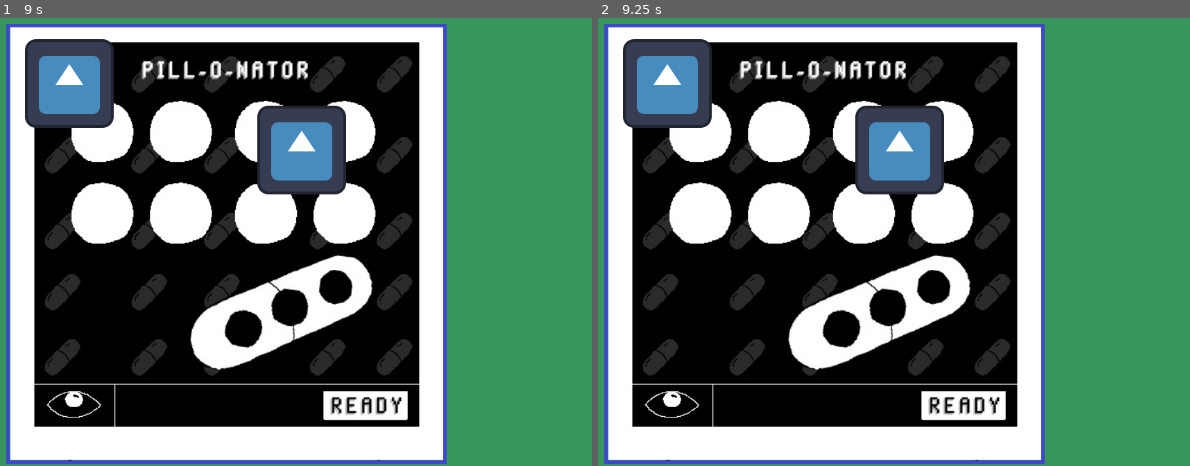
Above: before the commit, frames 1-2 (left to right).
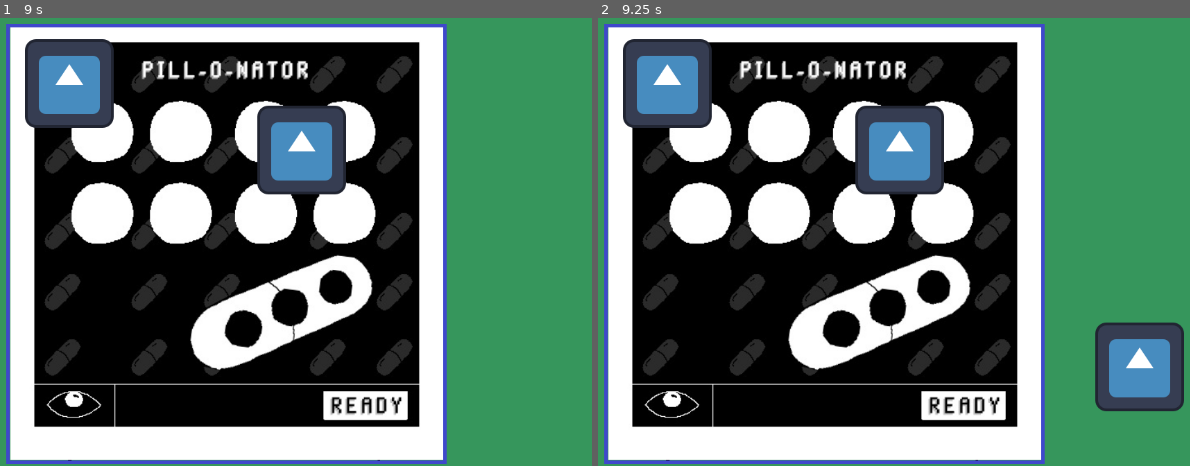
Above: after the commit, the same moments.

Repository: dededec/brackeysjam-2026-1
Game: Godot game, scene res://scenes/choose_medicine_view.tscn
Same seed, same stepped clock (60 frames per second), same inputs: the game is played once before the commit and once after it. The engine's default icon, where the game draws it, is replaced by a stand-in: a white triangle on a blue panel in a dark square.
Inputs (mouse positions are in pixels of both pictures, inside the frame that each line leads up to):
- Up to frame 1 (9 s): click (538, 107) at 0.52 s; click (538, 233) at 1.27 s; click (538, 367) at 2.02 s; click (538, 107) at 2.77 s; click (538, 233) at 3.52 s; click (538, 367) at 4.27 s; click (538, 107) at 5.02 s; click (538, 233) at 5.77 s; click (538, 367) at 6.52 s; tap Enter at 7.25, 8.75 s; move the mouse to (414, 219) at 7.27 s; click (414, 219) at 7.42 s; tap Space at 8 s; drag from (76, 264) to (236, 331) at 8.02 s; move the mouse to (313, 143) at 8.77 s; click (313, 143) at 8.92 s
- Up to frame 2 (9.25 s): no input

Frame 1 is identical in both runs. In frame 2, 2.9% of the frame differs, in the area x 83-99%, y 67-88%.

Commit message:
pill behaviour finished

Diff:
--- a/scenes/choose_medicine_view.tscn
+++ b/scenes/choose_medicine_view.tscn
@@ -6,6 +6,7 @@
 [ext_resource type="Script" uid="uid://ciuvaw47xpuds" path="res://scripts/add_medicine_area.gd" id="3_2ly6c"]
 [ext_resource type="Texture2D" uid="uid://dbti5rars5qu2" path="res://assets/bg_pillonator.jpeg" id="3_apwfp"]
 [ext_resource type="Texture2D" uid="uid://b3jc7jvnaqllr" path="res://assets/hoverRectangle.png" id="4_53vca"]
+[ext_resource type="Script" uid="uid://dt60r3etj8g62" path="res://scripts/pill.gd" id="7_q4ddm"]
 
 [sub_resource type="RectangleShape2D" id="RectangleShape2D_d418r"]
 size = Vector2(290, 242)
@@ -42,14 +43,42 @@
 
 [node name="Pill" type="Node2D" parent="." unique_id=1476526020]
 position = Vector2(1016, 314)
+script = ExtResource("7_q4ddm")
 
-[node name="Third" type="Sprite2D" parent="Pill" unique_id=1383077458]
-position = Vector2(0, -149)
+[node name="Third" type="TextureButton" parent="Pill" unique_id=574865172]
+anchors_preset = 8
+anchor_left = 0.5
+anchor_top = 0.5
+anchor_right = 0.5
+anchor_bottom = 0.5
+offset_left = -64.0
+offset_top = -247.0
+offset_right = 64.0
+offset_bottom = -119.0
+grow_horizontal = 2
+grow_vertical = 2
 
-[node name="Second" type="Sprite2D" parent="Pill" unique_id=431044541]
+[node name="Second" type="TextureButton" parent="Pill" unique_id=1591121754]
+anchors_preset = 8
+anchor_left = 0.5
+anchor_top = 0.5
+anchor_right = 0.5
+anchor_bottom = 0.5
+grow_horizontal = 2
+grow_vertical = 2
 
-[node name="First" type="Sprite2D" parent="Pill" unique_id=210900779]
-position = Vector2(0, 143)
+[node name="First" type="TextureButton" parent="Pill" unique_id=682152525]
+anchors_preset = 8
+anchor_left = 0.5
+anchor_top = 0.5
+anchor_right = 0.5
+anchor_bottom = 0.5
+offset_left = -64.0
+offset_top = 127.0
+offset_right = 64.0
+offset_bottom = 255.0
+grow_horizontal = 2
+grow_vertical = 2
 
 [connection signal="medicine_dropped" from="Medicine2" to="." method="_on_medicine_dropped"]
 [connection signal="medicine_dropped" from="Medicine" to="." method="_on_medicine_dropped"]
@@ -57,3 +86,7 @@
 [connection signal="body_entered" from="AddMedicineArea" to="AddMedicineArea" method="_on_body_entered"]
 [connection signal="body_exited" from="AddMedicineArea" to="." method="_on_add_medicine_area_body_exited"]
 [connection signal="body_exited" from="AddMedicineArea" to="AddMedicineArea" method="_on_body_exited"]
+[connection signal="medicine_erased" from="Pill" to="." method="_on_pill_medicine_erased"]
+[connection signal="button_down" from="Pill/Third" to="Pill" method="_on_third_button_down"]
+[connection signal="button_down" from="Pill/Second" to="Pill" method="_on_second_button_down"]
+[connection signal="button_down" from="Pill/First" to="Pill" method="_on_first_button_down"]
--- a/scripts/choose_medicine_view.gd
+++ b/scripts/choose_medicine_view.gd
@@ -1,7 +1,8 @@
 extends Node2D
 
 var is_on_medicine_area: bool = false
-var medicine: Array[String] = []
+var medicines: Array[String] = []
+@onready var pill: Node2D = $Pill
 
 func _on_add_medicine_area_body_entered(_body: Node2D) -> void:
 	is_on_medicine_area = true
@@ -10,4 +11,10 @@
 	is_on_medicine_area = false
 
 func _on_medicine_dropped(medicine_name: String) -> void:
-	print(medicine_name)
+	if(medicines.size() < 3):
+		medicines.push_back(medicine_name)
+		pill.show_medicine(medicine_name, medicines.size())
+
+
+func _on_pill_medicine_erased(index: int) -> void:
+	medicines.remove_at(index)
--- /dev/null
+++ b/scripts/pill.gd
@@ -0,0 +1,33 @@
+extends Node2D
+
+signal medicine_erased(index: int)
+
+@onready var medicine_slots: Array[TextureButton] = [$First, $Second, $Third]
+
+func show_medicine(medicine_name: String, index: int) -> void:
+	medicine_slots[index -1].texture_normal = load("res://icon.svg")
+
+func move_sprites_back() -> void:
+	if medicine_slots[1].texture_normal != null:
+		medicine_slots[0].texture_normal = medicine_slots[1].texture_normal
+		medicine_slots[1].texture_normal = null
+	if medicine_slots[2].texture_normal != null:
+		medicine_slots[1].texture_normal = medicine_slots[2].texture_normal
+		medicine_slots[2].texture_normal = null
+
+func _on_first_button_down() -> void:
+	medicine_slots[0].texture_normal = null
+	move_sprites_back()
+
+	medicine_erased.emit(0)
+
+func _on_second_button_down() -> void:
+	medicine_slots[1].texture_normal = null
+	move_sprites_back()
+
+	medicine_erased.emit(1)
+
+func _on_third_button_down() -> void:
+	medicine_slots[2].texture_normal = null
+
+	medicine_erased.emit(2)
Not shown, added: scripts/pill.gd.uid
